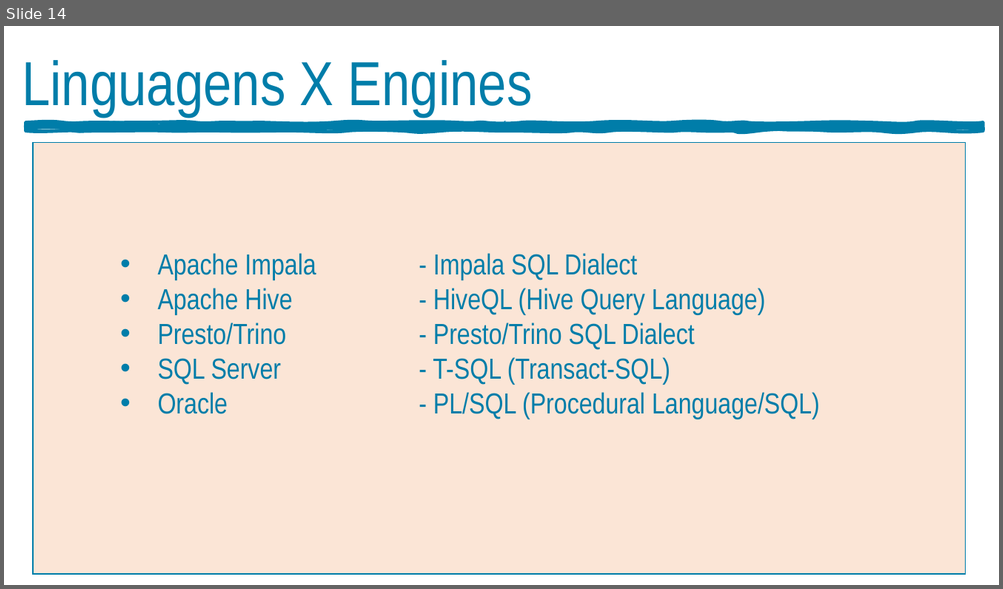
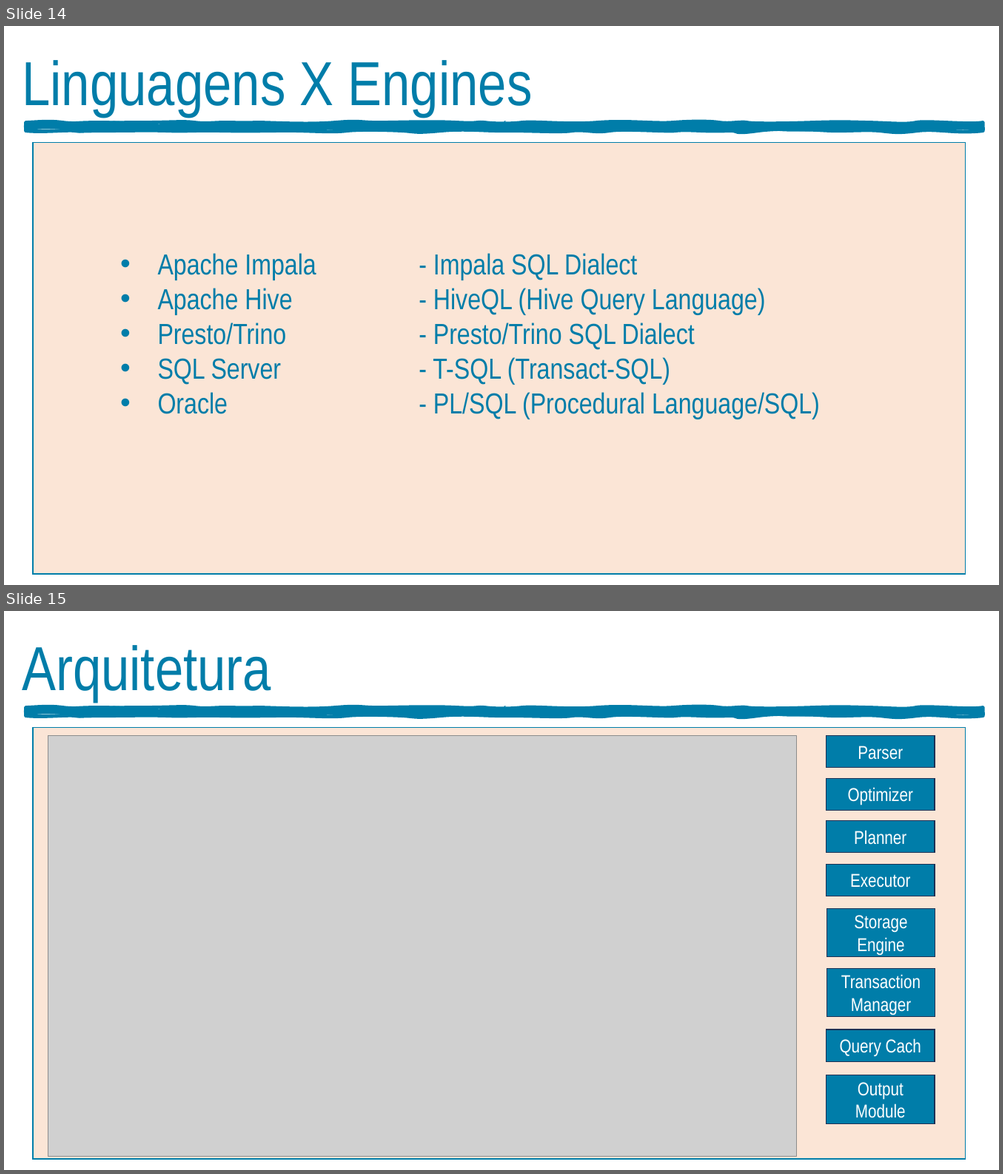
Before and after one commit to dbaassists/WS_DATABRICKS, a slide deck: 01_APRESENTACAO_MBA_ENGENHARIA_SQL_ENGINES.pptx. Shown one above the other, each under a label of ours: slide 14 before the commit, slides 14 and 15 after it. The pictures are 1003x589 and 1003x1174 pixels, drawn with LibreOffice and Linux fonts; fonts in the diff are those of the drawing; grey boxes stand for pictures. Boxes give left, top, right and bottom in pixels: in the first picture for what was removed or moved away, otherwise in the second. Text is boxed around its words. In the diff, an @@ line names an element or a change of style, - is before the commit and + after.

```diff
--- a/01_APRESENTACAO_MBA_ENGENHARIA_SQL_ENGINES.pptx
+++ b/01_APRESENTACAO_MBA_ENGENHARIA_SQL_ENGINES.pptx
@@ slide 15 added at (4,611,999,1170), background #FFFFFF @@
@@ text added at (22,645,271,701), 60 pt, text #007DA9 @@
+Arquitetura
@@ freeform shape added at (25,708,983,716), fill #007DA9, outline #007DA9 3.5 pt, 18 pt, text #007DA9 @@
+‘
@@ rectangle added at (33,727,966,1159), fill #FBE5D6, outline #007DA9 1 pt @@
@@ picture added at (48,735,797,1156) @@
@@ rectangle added at (826,735,934,768), fill #007DA9, outline #1E3256 1 pt, 18 pt, text #FFFFFF @@
+Parser
@@ rectangle added at (826,779,934,811), fill #007DA9, outline #1E3256 1 pt, 18 pt, text #FFFFFF @@
+Optimizer
@@ rectangle added at (826,820,934,853), fill #007DA9, outline #1E3256 1 pt, 18 pt, text #FFFFFF @@
+Planner
@@ rectangle added at (826,865,934,897), fill #007DA9, outline #1E3256 1 pt, 18 pt, text #FFFFFF @@
+Executor
@@ rectangle added at (827,908,935,957), fill #007DA9, outline #1E3256 1 pt, 18 pt, text #FFFFFF @@
+Storage Engine
@@ rectangle added at (827,968,935,1017), fill #007DA9, outline #1E3256 1 pt, 18 pt, text #FFFFFF @@
+Transaction Manager
@@ rectangle added at (826,1031,934,1062), fill #007DA9, outline #1E3256 1 pt, 18 pt, text #FFFFFF @@
+Query Cach
@@ rectangle added at (826,1076,934,1125), fill #007DA9, outline #1E3256 1 pt, 18 pt, text #FFFFFF @@
+Output Module
```
Also in this commit, not shown: 1 other file.
